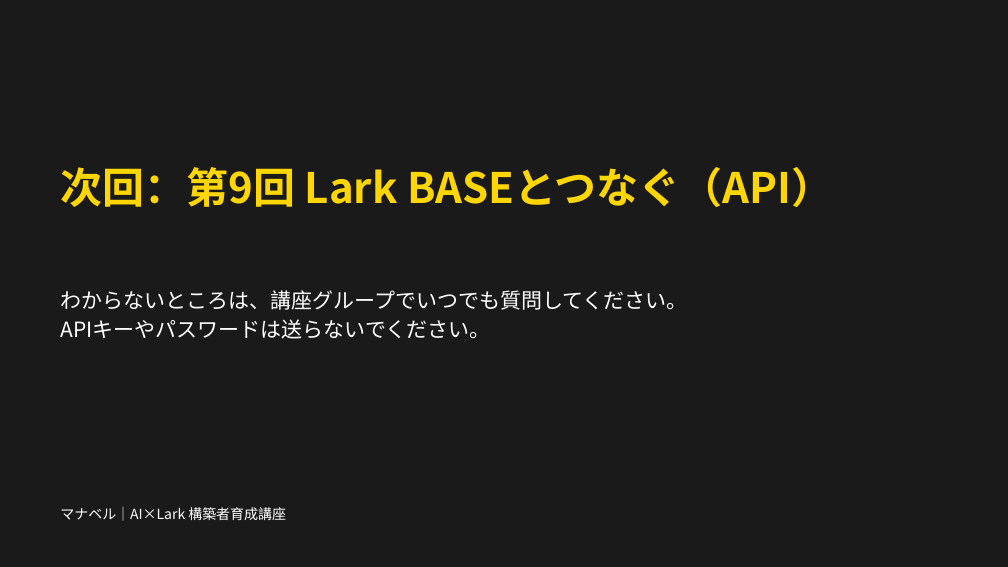
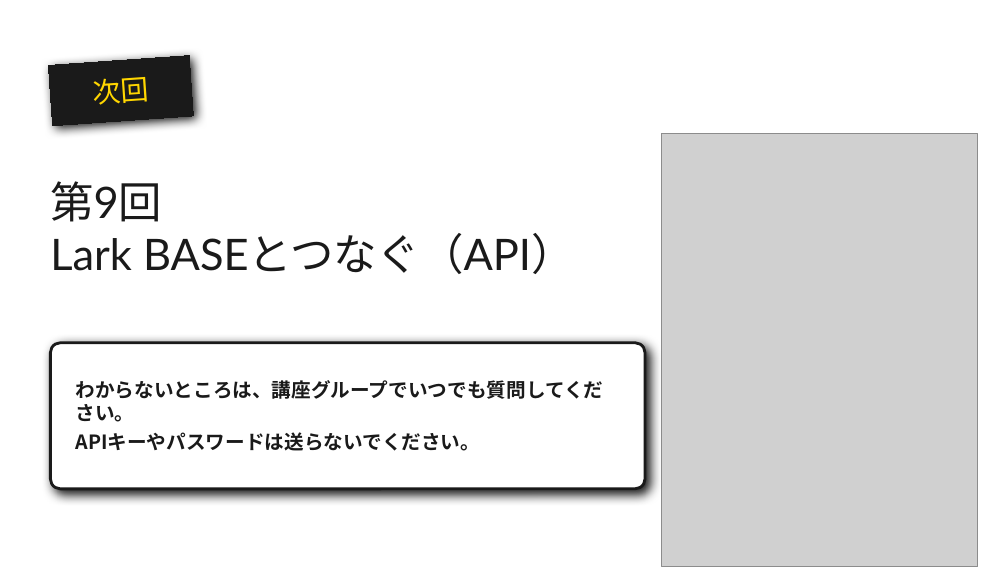
Before and after one commit to OfficePlata/33yell, a slide deck: slide 9 of manaberu/slides/manaberu-08-publish-web.pptx. Drawn at 1008x567 pixels with LibreOffice and Linux fonts; fonts in the diff are those of the drawing; grey boxes stand for pictures; background and template pictures are left out. Boxes give left, top, right and bottom in pixels: in the first picture for what was removed or moved away, otherwise in the second. Text is boxed around its words. In the diff, an @@ line names an element or a change of style, - is before the commit and + after.

```diff
--- a/manaberu/slides/manaberu-08-publish-web.pptx
+++ b/manaberu/slides/manaberu-08-publish-web.pptx
@@ background #1A1A1A to picture (left out) @@
@@ rectangle added at (48,56,193,126), fill #1A1A1A, outline #1A1A1A 0.75 pt, 20 pt, text #FFD600 @@
+次回
@@ text "第9回" at (50,181,574,274): vertical alignment top to middle @@
@@ picture added at (662,133,978,566) @@
@@ text at (50,181,574,274): text changed; size 30 to 31 pt; font Noto Sans CJK JP to Lato; text colour #FFD600 to #1A1A1A; bold off @@
-次回：第9回 Lark BASEとつなぐ（API）
+第9回
+Lark BASEとつなぐ（API）
@@ rounded rectangle added at (50,343,645,489), fill #FFFFFF, outline #1A1A1A 2 pt @@
@@ text "わからないところは、講座グループでいつでも質問してください。": place and size @@
-text "わからないところは、講座グループでいつでも質問してください。" at (60,290,687,339)
+text "わからないところは、講座グループでいつでも質問してください。" at (76,380,604,451)
@@ text "わからないところは、講座グループでいつでも質問してください。" at (76,380,604,451): size 15 to 14 pt, text colour #FFFFFF to #1A1A1A, bold on; more space between paragraphs; vertical alignment top to middle @@
@@ text removed at (60,507,286,521) @@
-マナベル｜AI×Lark 構築者育成講座
```
Also in this commit, not shown: 8 other slides changed, 16 other files.
